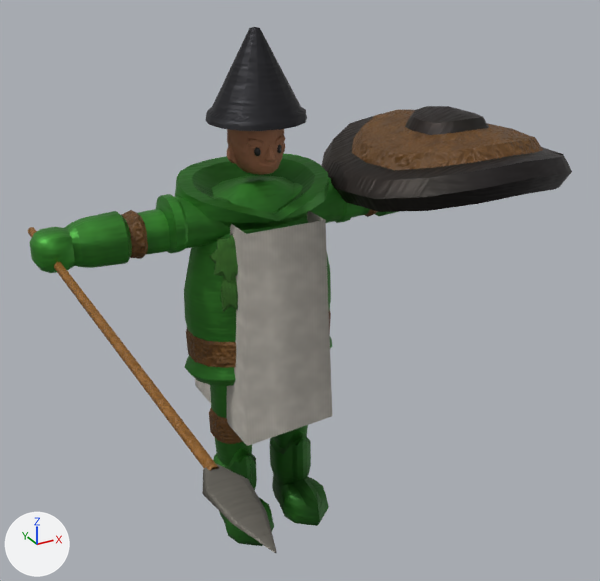
What one commit did to the glTF model csharp/Unciv.Godot/Packs/units/models/unit/Spearman.glb.
Camera for both pictures: a 50 mm lens placed at (-0.615, -1.273, 1.112), pointed at (-0.018, -0.188, 0.57). The axes (+X, +Y, +Z) are drawn at lower left. The lights are the same throughout. The older version comes first. Where no turn or scale is listed for an object, it has been applied to the vertices. Vertices at exactly the same position are counted once.

Objects in the first picture: 'Round_Shield', 'Spear', 'Warrior'.
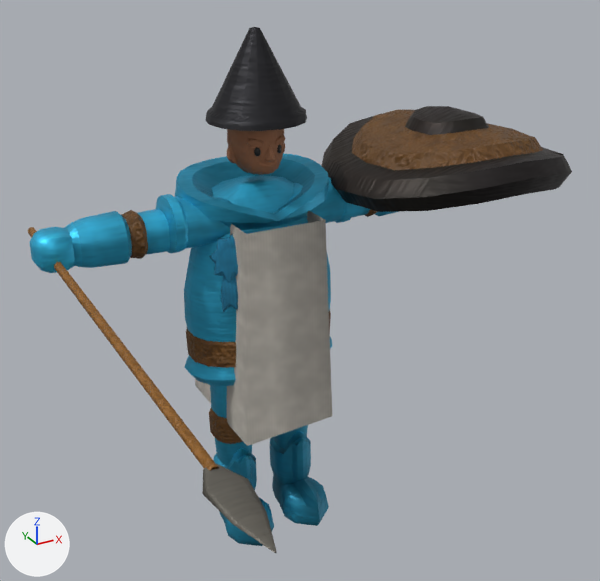
Changed parts and their boxes [x1, y1, x2, y2] in the pictures (600 x 581 px):
part 1 of me_mesh_skinned, recoloured (green to cyan)
    both: [29, 153, 395, 466]
part 2 of me_mesh_skinned, recoloured
    both: [129, 156, 329, 546]

Patch to the scene script:
```diff
--- a/csharp/Unciv.Godot/Packs/units/models/unit/Spearman.glb.py
+++ b/csharp/Unciv.Godot/Packs/units/models/unit/Spearman.glb.py
@@ me_mesh_skinned @@
 me_mesh_skinned.from_pydata(...)  # 2411 vertices, 4488 faces; spans x -0.394..0.394, y -0.123..0.126, z 0.011..0.973
 # used by ob_warrior; location = (0.0, 0.0, -0.011)
+# me_mesh_skinned part 1: 1803 faces centred in x -0.394..0.394, y -0.097..0.104, z 0.175..0.731 are repainted in the vertex colours; the middle colour goes from green #3d902e to cyan #35bbe5
+# me_mesh_skinned part 2: 999 faces centred in x -0.271..0.333, y -0.117..0.101, z 0.012..0.734 are repainted in the vertex colours; the middle colour goes from dark green #2e7326 to cyan #2a94b5
 me_mesh_skinned.materials.append(mat_bronze)
```
